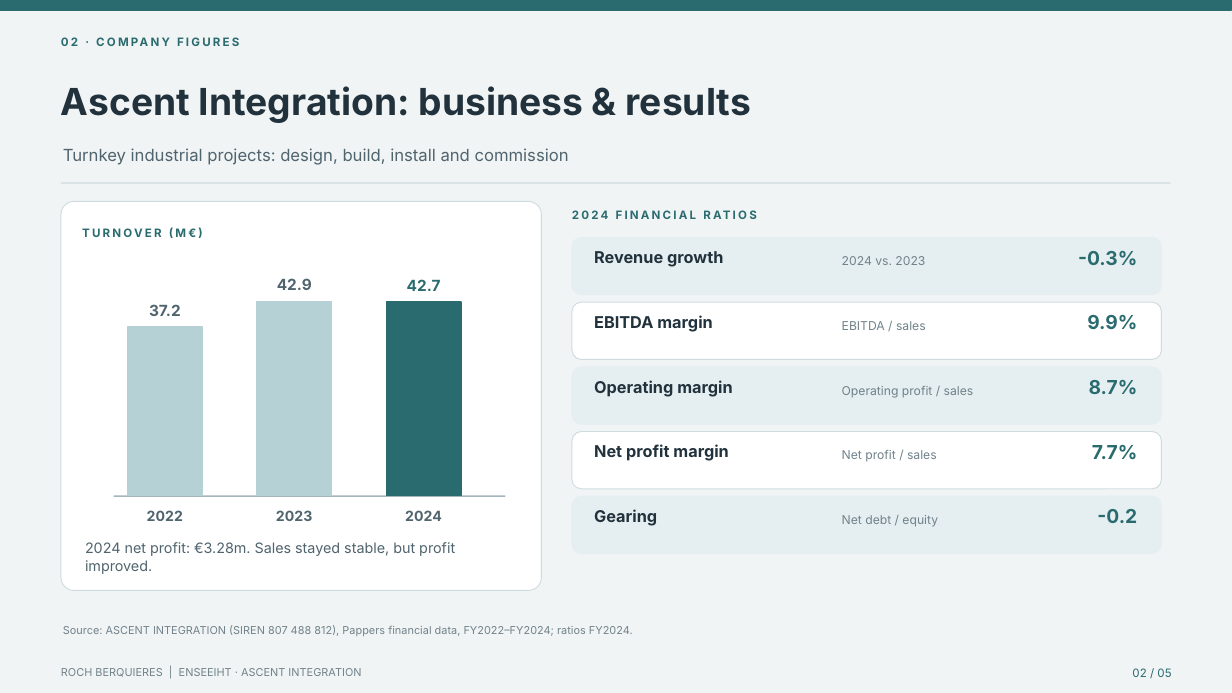
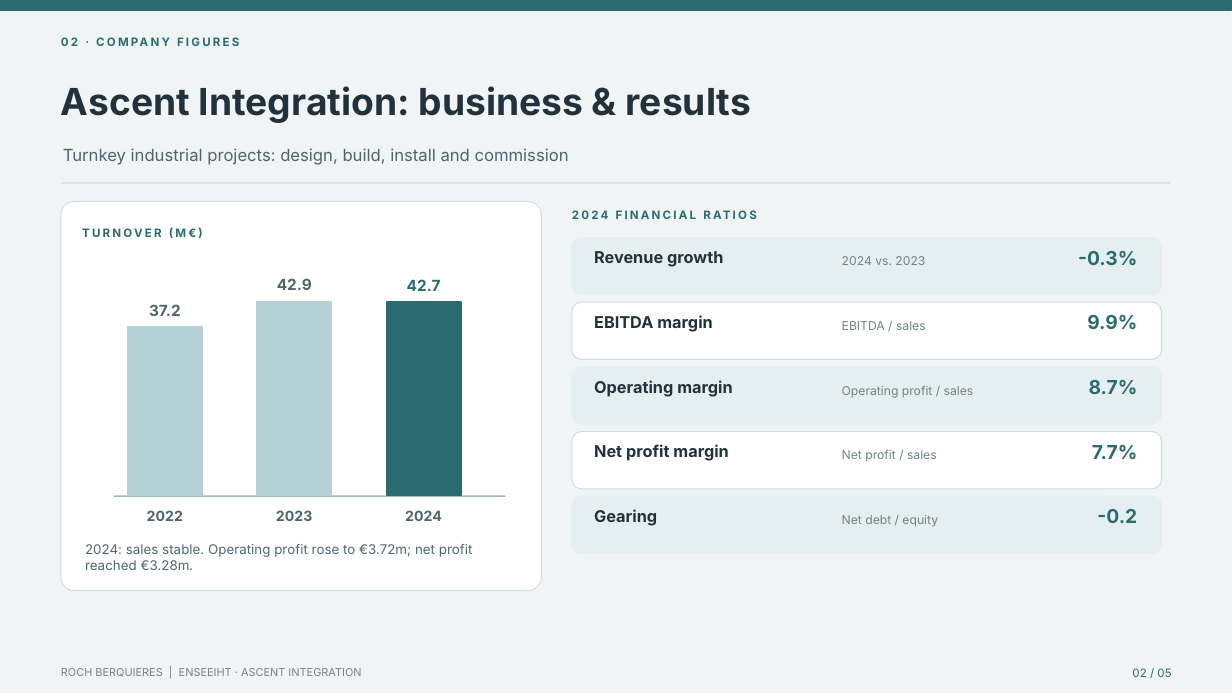
Before and after one commit to Rortuuii/roch-portfolio, a slide deck: slide 2 of documents/CEP_Roch_Berquieres_5_slides_2026.pptx. Drawn at 1232x693 pixels with LibreOffice and Linux fonts; fonts in the diff are those of the drawing. Boxes give left, top, right and bottom in pixels: in the first picture for what was removed or moved away, otherwise in the second. Text is boxed around its words. In the diff, an @@ line names an element or a change of style, - is before the commit and + after.

```diff
--- a/documents/CEP_Roch_Berquieres_5_slides_2026.pptx
+++ b/documents/CEP_Roch_Berquieres_5_slides_2026.pptx
@@ text at (85, 544, 473, 570): text changed; size 11.2 to 10.4 pt; text colour #50646E to #4E6974 @@
-2024 net profit: €3.28m. Sales stayed stable, but profit improved.
+2024: sales stable. Operating profit rose to €3.72m; net profit reached €3.28m.
@@ text removed at (63, 625, 633, 636) @@
-Source: ASCENT INTEGRATION (SIREN 807 488 812), Pappers financial data, FY2022–FY2024; ratios FY2024.
```
Also in this commit, not shown: 4 other slides changed, 9 other files.
